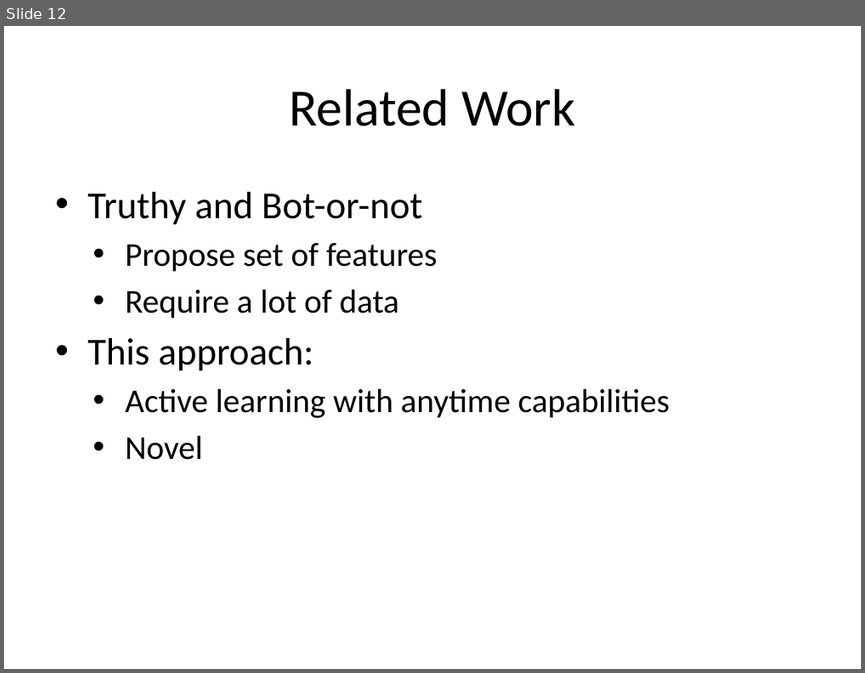
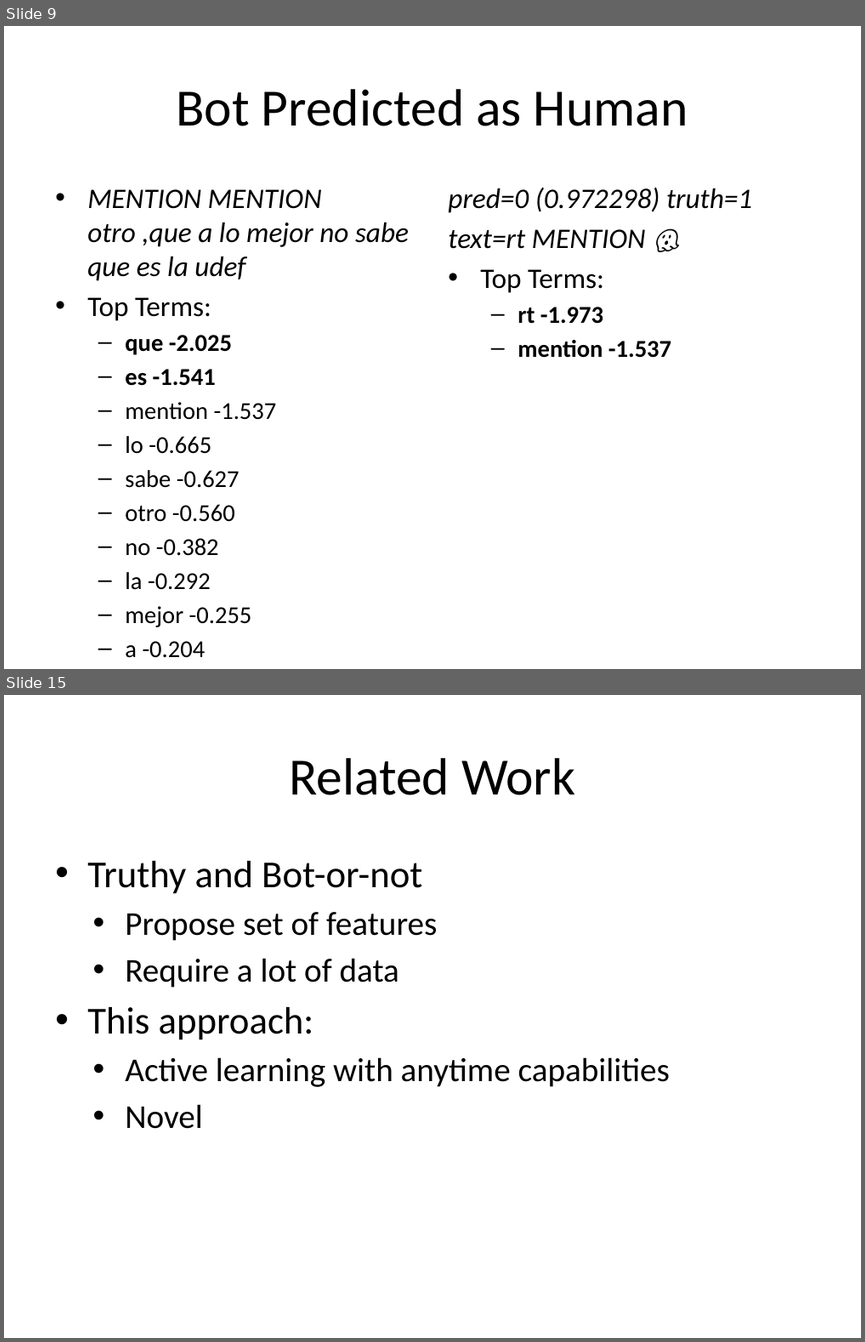
Before and after one commit to mramire8/osna, a slide deck: presentations/project.pptx. Shown one above the other, each under a label of ours: slide 12 before the commit, slides 9 and 15 after it; the slides between them are not shown. The pictures are 865x673 and 865x1342 pixels, drawn with LibreOffice and Linux fonts; fonts in the diff are those of the drawing. Boxes give left, top, right and bottom in pixels: in the first picture for what was removed or moved away, otherwise in the second. Text is boxed around its words. In the diff, an @@ line names an element or a change of style, - is before the commit and + after.

```diff
--- a/presentations/project.pptx
+++ b/presentations/project.pptx
@@ slide 9 added at (4,26,861,669), background #FFFFFF @@
@@ title added at (176,89,688,126), 44 pt, text #000000 @@
+Bot Predicted as Human
@@ text added at (87,189,409,658), 20.4 pt, text #000000 @@
+• MENTION MENTION otro ,que a lo mejor no sabe que es la udef
+• Top Terms:
+  – que -2.025
+  – es -1.541
+  – mention -1.537
+  – lo -0.665
+  – sabe -0.627
+  – otro -0.560
+  – no -0.382
+  – la -0.292
+  – mejor -0.255
+  – a -0.204
@@ text added at (448,188,752,358), 23.8 pt, text #000000, italic @@
+pred=0 (0.972298) truth=1
+text=rt MENTION 👻
+• Top Terms:
+  – rt -1.973
+  – mention -1.537
@@ what was slide 12 is now slide 15 @@
```
Also in this commit, not shown: 6 slides changed, 5 other slides added, 2 slides removed.
